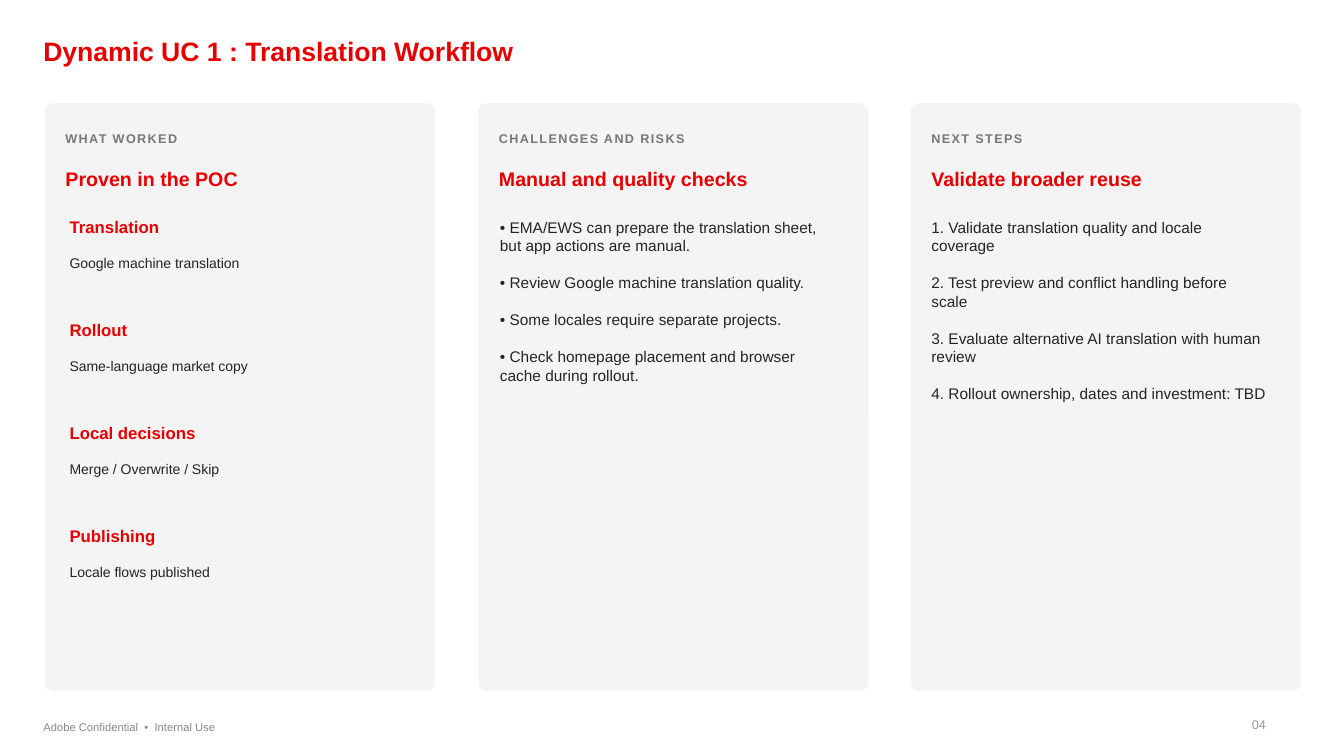
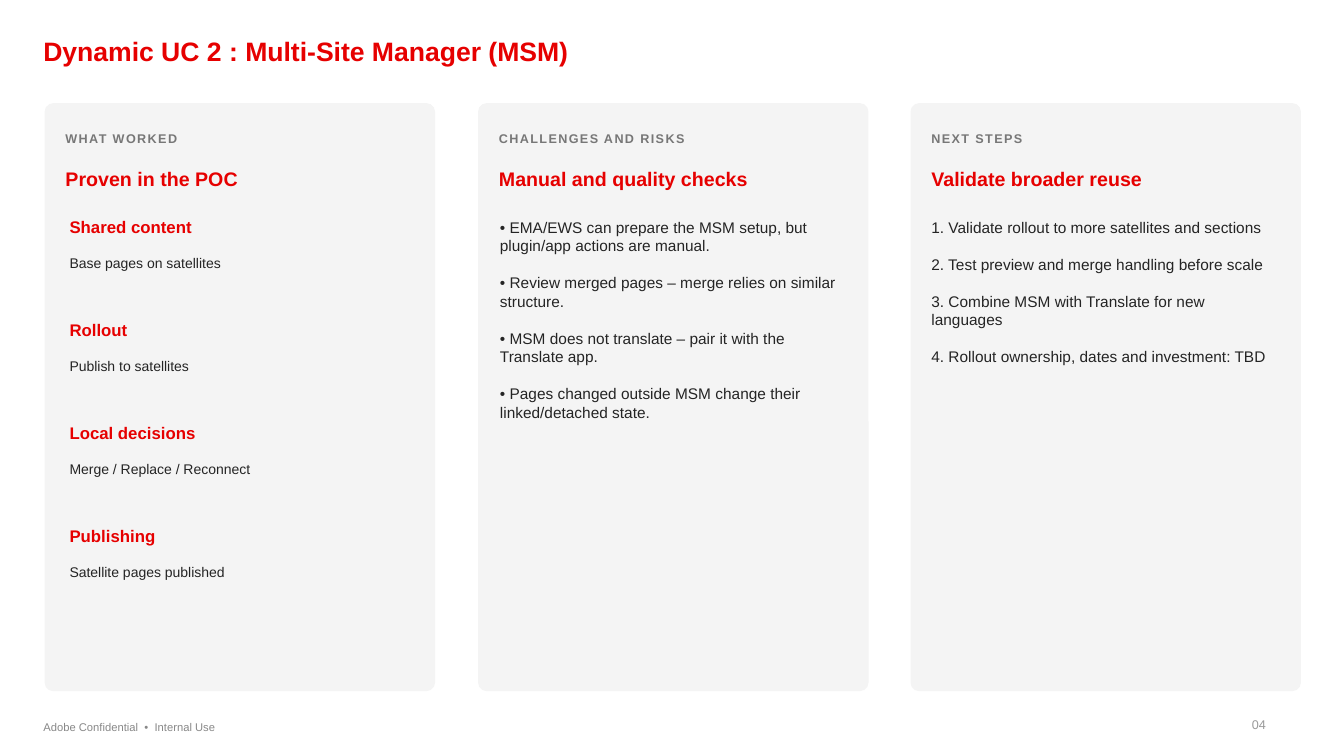
Before and after one commit to savitaagre/forms-poc-ue, a slide deck: slide 5 of docs/Final Deck Presentation.pptx. Drawn at 1344x756 pixels with LibreOffice and Linux fonts; fonts in the diff are those of the drawing. Boxes give left, top, right and bottom in pixels: in the first picture for what was removed or moved away, otherwise in the second. Text is boxed around its words. In the diff, an @@ line names an element or a change of style, - is before the commit and + after.

```diff
--- a/docs/Final Deck Presentation.pptx
+++ b/docs/Final Deck Presentation.pptx
@@ text at <box>43,41,568,66</box>: text changed @@
-Dynamic UC 1 : Translation Workflow
+Dynamic UC 2 : Multi-Site Manager (MSM)
@@ text at <box>70,221,192,233</box>: text changed @@
-Translation
+Shared content
@@ text at <box>500,222,836,418</box>: text changed @@
-• EMA/EWS can prepare the translation sheet, but app actions are manual.
-• Review Google machine translation quality.
-• Some locales require separate projects.
-• Check homepage placement and browser cache during rollout.
+• EMA/EWS can prepare the MSM setup, but plugin/app actions are manual.
+• Review merged pages – merge relies on similar structure.
+• MSM does not translate – pair it with the Translate app.
+• Pages changed outside MSM change their linked/detached state.
@@ text at <box>931,222,1263,328</box>: text changed @@
-1. Validate translation quality and locale coverage
-2. Test preview and conflict handling before scale
-3. Evaluate alternative AI translation with human review
+1. Validate rollout to more satellites and sections
+2. Test preview and merge handling before scale
+3. Combine MSM with Translate for new languages
@@ text at <box>70,258,220,271</box>: text changed @@
-Google machine translation
+Base pages on satellites
@@ text at <box>70,361,189,371</box>: text changed @@
-Same-language market copy
+Publish to satellites
@@ text at <box>70,464,250,477</box>: text changed @@
-Merge / Overwrite / Skip
+Merge / Replace / Reconnect
@@ text at <box>70,567,225,580</box>: text changed @@
-Locale flows published
+Satellite pages published
```
Also in this commit, not shown: 2 other slides changed.
